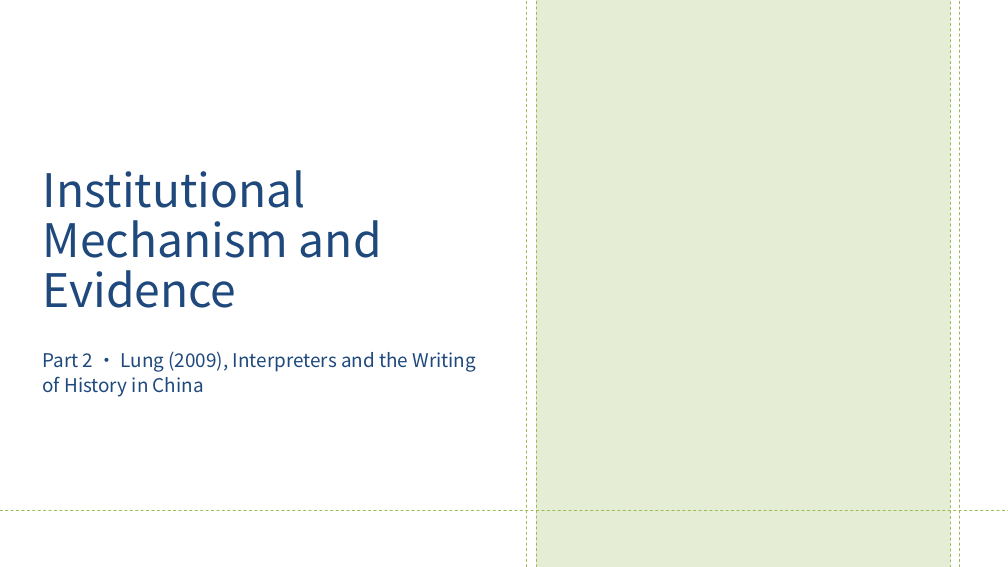
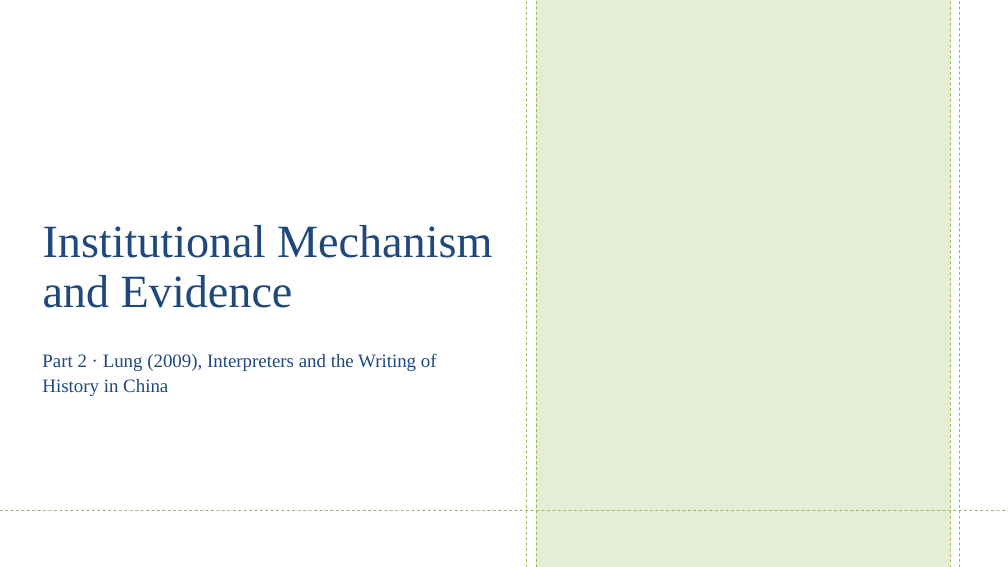
Before and after one commit to WuYusen825/me, a slide deck: slide 1 of Speaker2_slides.pptx. Drawn at 1008x567 pixels with LibreOffice and Linux fonts; fonts in the diff are those of the drawing; background and template pictures are left out. Boxes give left, top, right and bottom in pixels: in the first picture for what was removed or moved away, otherwise in the second. Text is boxed around its words. In the diff, an @@ line names an element or a change of style, - is before the commit and + after.

```diff
--- a/Speaker2_slides.pptx
+++ b/Speaker2_slides.pptx
@@ title "Institutional Mechanism and Evidence" at bbox=[43, 225, 492, 308]: font Noto Sans CJK SC to Times New Roman @@
@@ text "Part 2 · Lung (2009), ..." at bbox=[42, 353, 437, 396]: font Noto Sans CJK SC to Times New Roman @@
```
Also in this commit, not shown: 7 other slides changed, 1 other file.
